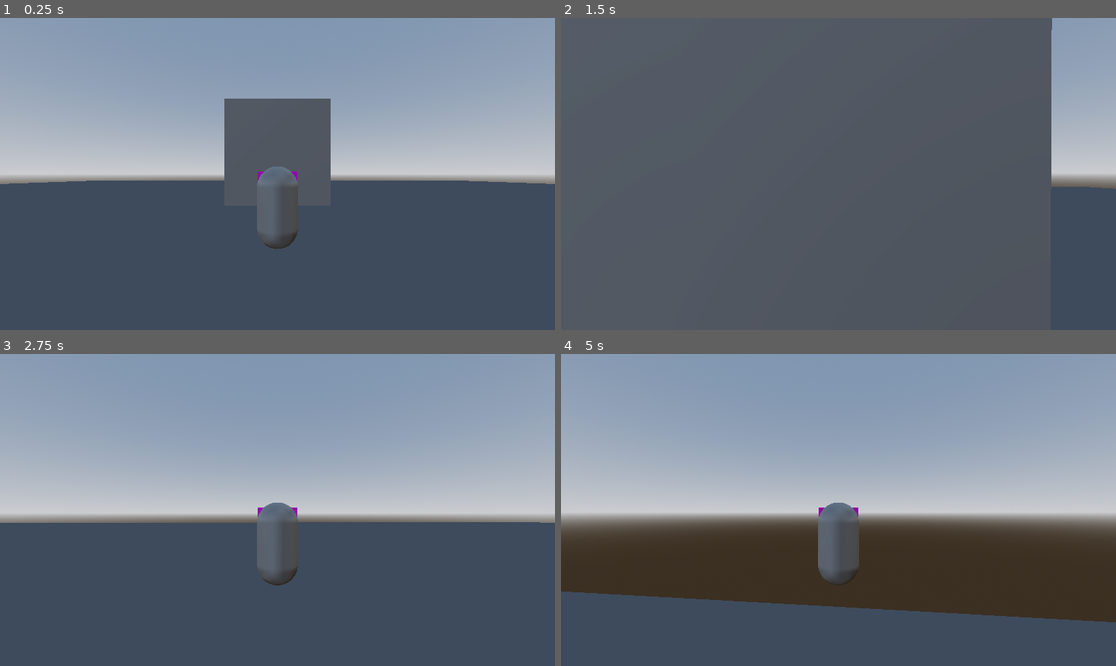
Above: before the commit, frames 1-4 (two rows, left to right).
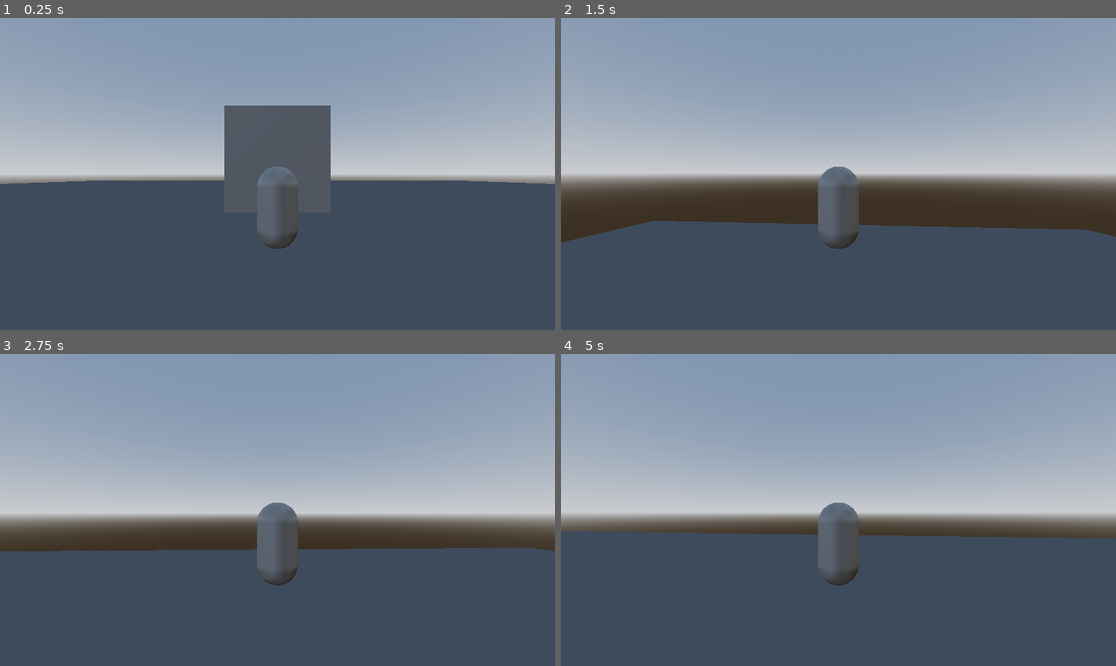
Above: after the commit, the same moments.

Repository: c-dez/3d-game
Game: Godot game, scene res://escenes/world/world.tscn
The game is run twice, just before and just after one commit, with the same random seed, the same clock (stepped at 60 frames per second) and the same inputs.
Inputs (mouse positions are in pixels of both pictures, inside the frame that each line leads up to):
- Up to frame 1 (0.25 s): no input
- Up to frame 2 (1.5 s): tap Enter at 0.5 s; move the mouse to (866, 174) at 0.52 s; hold W (forward) from 0.53 s (still down); tap Space (jump) at 0.6, 0.77, 1.07, 1.35 s; move the mouse to (810, 174) at 1.27 s
- Up to frame 3 (2.75 s): keep holding W (forward); tap Space (jump) at 1.52, 1.82, 2.1 s; move the mouse to (288, 503) at 2.02 s
- Up to frame 4 (5 s): keep holding W (forward); move the mouse to (832, 516) at 2.77 s; tap Space (jump) at 2.85, 3.02, 3.32, 3.6, 3.77, 4.07, 4.35, 4.52, 4.82 s; move the mouse to (877, 513) at 3.52 s; move the mouse to (794, 506) at 4.27 s

The runs differ from the first frame. In frame 1, 0.5% of the frame differs, in the area x 40-60%, y 25-53%; in frame 2, 59%, in the area x 0-100%, y 0-74%; in frame 3, 8.0%; in frame 4, 22%.

Commit message:
anadido hide_skin_on_camera_too_close()

Diff:
--- a/escenes/player/camera/player_camera.gd
+++ b/escenes/player/camera/player_camera.gd
@@ -25,6 +25,7 @@
 	camera_input_direction = Vector2.ZERO
 
 
+
 func _unhandled_input(event: InputEvent) -> void:
 	if event is InputEventMouseMotion:
 		camera_input_direction = event.screen_relative * mouse_sens
--- a/escenes/player/camera/player_camera.tscn
+++ b/escenes/player/camera/player_camera.tscn
@@ -1,8 +1,11 @@
-[gd_scene load_steps=2 format=3 uid="uid://c3u4sjxsaosi3"]
+[gd_scene load_steps=3 format=3 uid="uid://c3u4sjxsaosi3"]
 
 [ext_resource type="Script" uid="uid://c3axcn4brk1qh" path="res://escenes/player/camera/player_camera.gd" id="1_o66et"]
 
+[sub_resource type="SphereShape3D" id="SphereShape3D_o66et"]
+
 [node name="PlayerCamera" type="SpringArm3D"]
+shape = SubResource("SphereShape3D_o66et")
 spring_length = 5.0
 script = ExtResource("1_o66et")
 
--- a/escenes/player/player.gd
+++ b/escenes/player/player.gd
@@ -20,7 +20,6 @@
 var jump_gravity
 var jump_fall_gravity
 
-# Referencia a camera
 @onready var player_camera: PlayerCamera = get_node("PlayerCamera")
 
 
@@ -33,6 +32,7 @@
 	move()
 	jump(_delta)
 	move_and_slide()
+	hide_skin_on_camera_too_close()
 
 
 func rotate_skin(direction: Vector3) -> void:
@@ -47,6 +47,12 @@
 	# Interpolación suave usando lerp_angle
 	skin.rotation.y = lerp_angle(skin.rotation.y, target_angle, ROTATION_SPEED * _delta)
 
+func hide_skin_on_camera_too_close() ->void:
+	var camera_distance:float = 1.0
+	if player_camera.get_hit_length() < camera_distance:
+		skin.visible = false
+	else:
+		skin.visible = true
 
 func move() -> void:
 	# movimiento normalizado combinando los inputs de jugador con la direccion de que la camera mira
--- a/escenes/player/player.tscn
+++ b/escenes/player/player.tscn
@@ -12,9 +12,11 @@
 
 [sub_resource type="BoxMesh" id="BoxMesh_6mcrl"]
 material = SubResource("StandardMaterial3D_sniej")
+size = Vector3(0.895, 0.515, 0.285)
 
 [node name="Player" type="CharacterBody3D"]
 script = ExtResource("1_jc7hd")
+jump_height = 5.0
 
 [node name="CollisionShape3D" type="CollisionShape3D" parent="."]
 shape = SubResource("CapsuleShape3D_82eut")
@@ -23,7 +25,7 @@
 mesh = SubResource("CapsuleMesh_jc7hd")
 
 [node name="MeshInstance3D" type="MeshInstance3D" parent="Visuals"]
-transform = Transform3D(1, 0, 0, 0, 1, 0, 0, 0, 1, 0, 0.376285, -0.670031)
+transform = Transform3D(1, 0, 0, 0, 1, 0, 0, 0, 1, 0, 0.376285, -0.494331)
 mesh = SubResource("BoxMesh_6mcrl")
 
 [node name="PlayerCamera" parent="." instance=ExtResource("2_sniej")]
--- a/escenes/world/world.tscn
+++ b/escenes/world/world.tscn
@@ -33,5 +33,6 @@
 transform = Transform3D(1, 0, 0, 0, 1, 0, 0, 0, 1, 0, 2, 0)
 
 [node name="CSGBox3D" type="CSGBox3D" parent="."]
-transform = Transform3D(1, 0, 0, 0, 1, 0, 0, 0, 1, 0, 3, -7)
+transform = Transform3D(1, 0, 0, 0, 1, 0, 0, 0, 1, 0, 2.69023, -7)
+use_collision = true
 size = Vector3(5, 5, 5)
